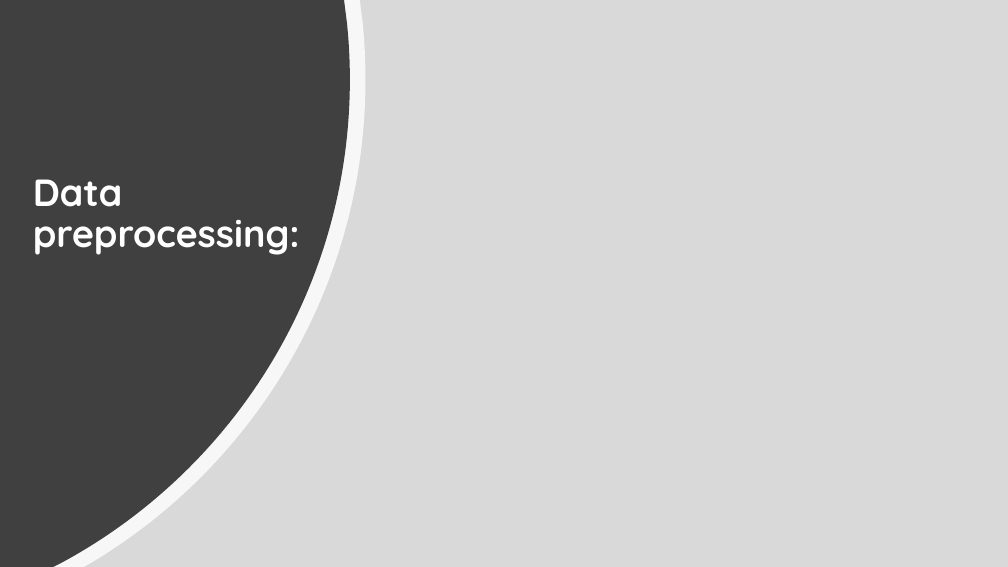
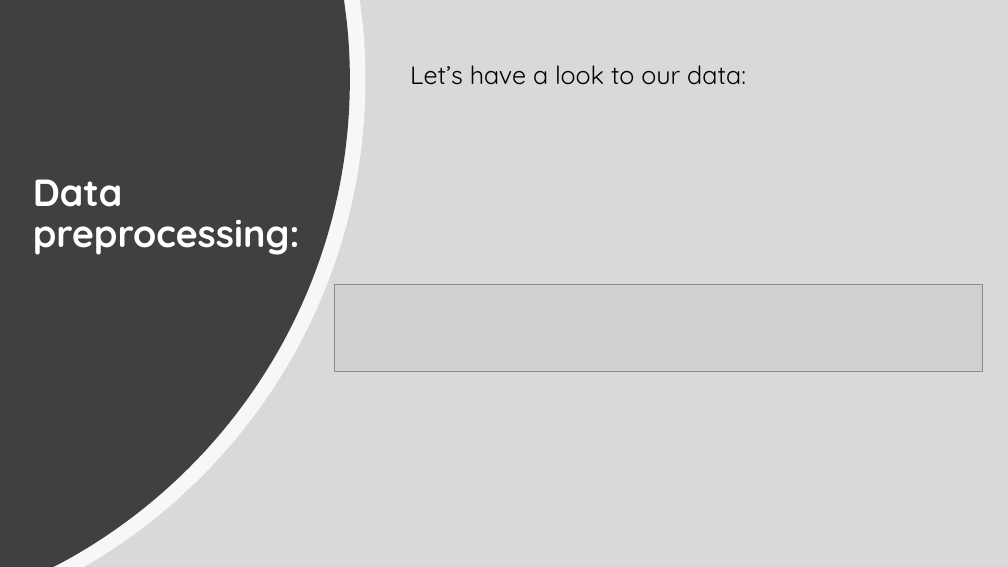
Before and after one commit to Const679/Python-Diabete, a slide deck: slide 3 of Readmission of the Diabetics patients.pptx. Drawn at 1008x567 pixels with LibreOffice and Linux fonts; fonts in the diff are those of the drawing; grey boxes stand for pictures. Boxes give left, top, right and bottom in pixels: in the first picture for what was removed or moved away, otherwise in the second. Text is boxed around its words. In the diff, an @@ line names an element or a change of style, - is before the commit and + after.

```diff
--- a/Readmission of the Diabetics patients.pptx
+++ b/Readmission of the Diabetics patients.pptx
@@ text added at (410, 65, 746, 85), 24 pt, text #000000 @@
+Let’s have a look to our data:
@@ picture added at (334, 285, 983, 372) @@
```
Also in this commit, not shown: 1 other slide changed, 5 slides added.
